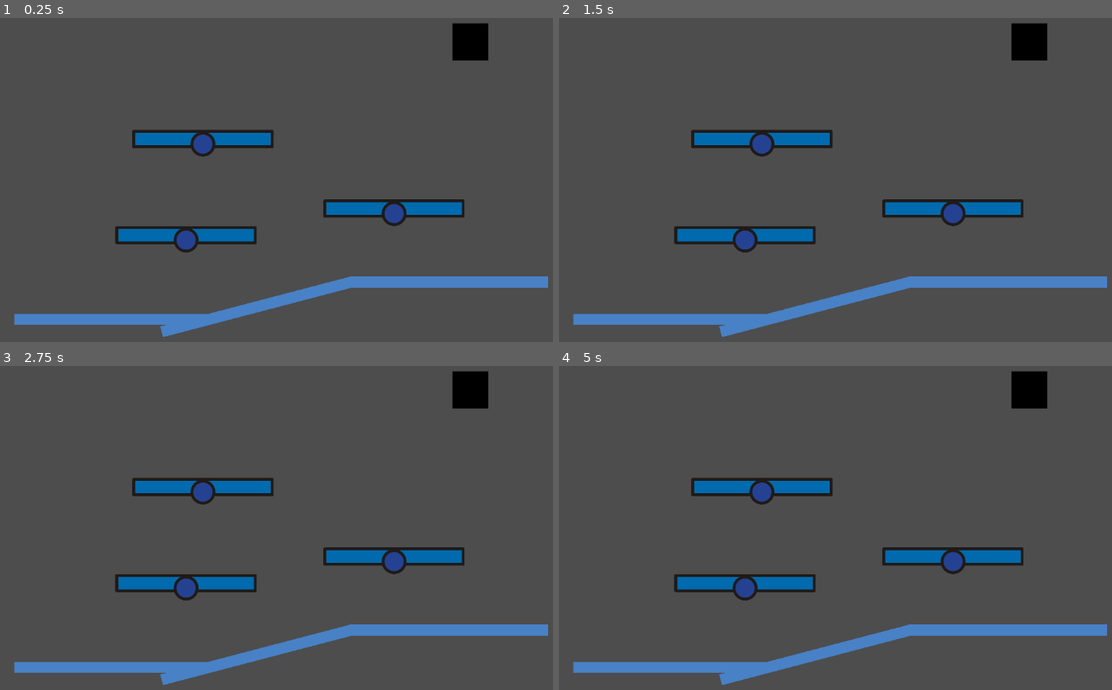
Above: before the commit, frames 1-4 (two rows, left to right).
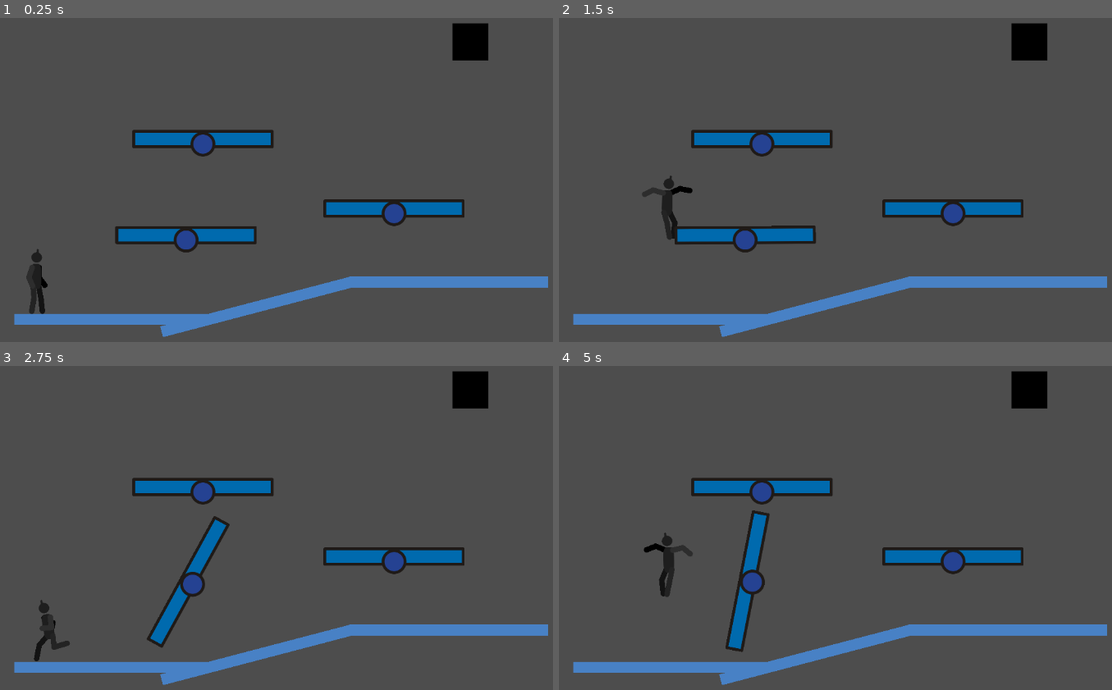
Above: after the commit, the same moments.

Repository: JuvenalSantiso/GameJam_TIRO
Game: Godot game, scene res://levels/level_0.tscn
Two runs of this game, one before a commit and one after it. Both use one fixed random seed, a clock stepped at 60 frames per second and the inputs below. This scene is started directly instead of the project's main scene.
Inputs:
- Up to frame 1 (0.25 s): no input
- Up to frame 2 (1.5 s): tap Enter at 0.5 s; hold D (right) from 0.53 s (still down); tap K (grab) at 0.6, 1.35 s; tap Space (jump) at 0.77 s
- Up to frame 3 (2.75 s): tap Space (jump) at 1.52 s; release D (right) at 2.03 s; hold A (left) from 2.03 s (still down); tap K (grab) at 2.1 s
- Up to frame 4 (5 s): release A (left) at 2.78 s; hold D (right) 2.78-4.28 s; tap K (grab) at 2.85, 3.6, 4.35 s; tap Space (jump) at 3.02, 3.77, 4.52 s; hold A (left) from 4.28 s (still down)

The runs differ from the first frame. In frame 1, 0.4% of the frame differs, in the area x 4-9%, y 71-92%; in frame 2, 0.5%; in frame 3, 2.9%; in frame 4, 3.1%, in the area x 15-47%, y 44-89%.
Error before the commit: Parse Error: Too few arguments for "init_game_manager()" call. Expected at least 2 but received 1. (res://levels/scripts/level_0.gd:4)

Commit message:
Errores legavy y tras exportar

Diff:
--- a/levels/scripts/level_0.gd
+++ b/levels/scripts/level_0.gd
@@ -1,4 +1,4 @@
 extends Node2D
 
 func _ready():
-	GameManager.init_game_manager($Spawn)
+	GameManager.init_game_manager($Spawn, 90000)
